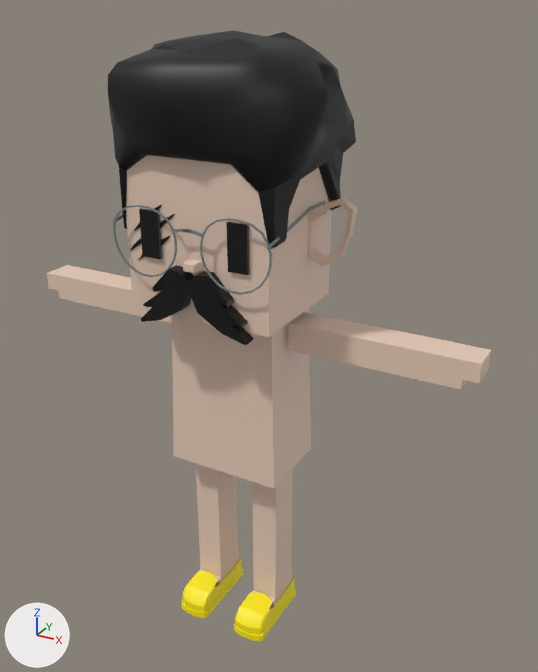
Renders of the FBX model mustachiorascals/fbx/2ccc52ab-713c-4334-b99b-e1d620d900b2.fbx from each side of a commit.
Camera for both pictures: a 50 mm lens placed at (0.0186, -0.0296, 0.0329), pointed at (0.001, 0.0024, 0.0169). The lights are fixed; the arrows at lower left show +X, +Y and +Z. Where no turn or scale is listed for an object, it has been applied to the vertices.

Objects in the first picture: 'e_10', 'ew_round_2', 'eye_3', 'f_slipons', 'h_afro', 'm_c', 'mustachio_arms', 'mustachio_body', 'mustachio_head', 'mustachio_legs'.
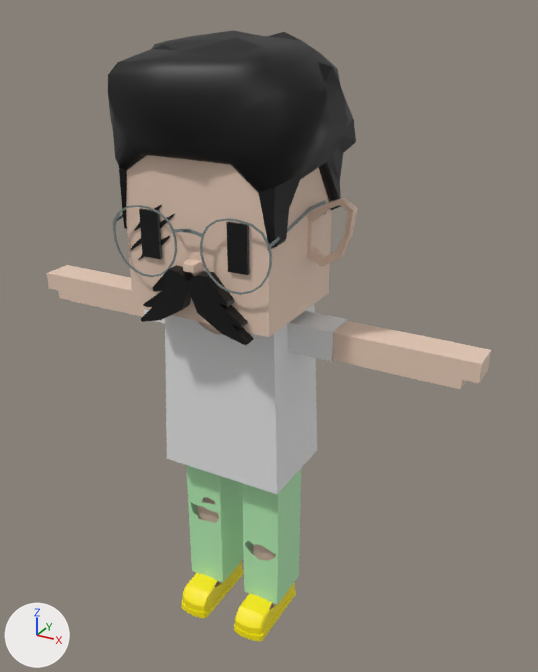
Where the change shows, as pixel boxes [x1, y1, x2, y2] in the pictures (538 x 672 px):
'c_shirt_1', added
    after: [165, 305, 317, 494]
'c_rippedjeans', added (green)
    after: [186, 465, 301, 605]
'c_shirt_2', added
    after: [144, 309, 348, 362]
'mustachio_body', unchanged, covered by the edit
    before: [171, 308, 311, 488]
    after: [198, 321, 222, 334]
'mustachio_legs', unchanged, covered by the edit
    before: [196, 464, 293, 606]
    after: [198, 497, 276, 606]

Edits to the bpy script that builds the scene:
```text
Add mat_upper_garment_1:
    mat_upper_garment_1 = principled_material('upper_garment_1')
    mat_upper_garment_1.base_color = (0.8, 0.8, 0.8)  # white #e7e7e7
Add mat_lower_garment:
    mat_lower_garment = principled_material('lower_garment')
    mat_lower_garment.base_color = (0.467, 0.867, 0.467)  # green #b6efb6
Add me_mesh_012:
    me_mesh_012.from_pydata(...)  # 24 vertices, 18 faces; spans x -0.00561..0.00561, y 0.00027..0.00209, z 0.01737..0.01893
    me_mesh_012.materials.append(mat_upper_garment_1)  # white #e7e7e7
Add me_mesh_003_1:
    me_mesh_003_1.from_pydata(...)  # 277 vertices, 244 faces; spans x -0.00297..0.00299, y -0.00021..0.00257, z 0.0014..0.01069
    me_mesh_003_1.materials.append(mat_lower_garment)  # green #b6efb6
Add me_mesh_011:
    me_mesh_011.from_pydata(...)  # 230 vertices, 212 faces; spans x -0.00349..0.00349, y -0.0013..0.00353, z 0.00994..0.01894
    me_mesh_011.materials.append(mat_upper_garment_1)  # white #e7e7e7
Add ob_c_shirt_2:
    ob_c_shirt_2 = bpy.data.objects.new('c_shirt_2', me_mesh_012)
    ob_c_shirt_2.location = (0.0, 0.0, 0.0)
Add ob_c_rippedjeans:
    ob_c_rippedjeans = bpy.data.objects.new('c_rippedjeans', me_mesh_003_1)
    ob_c_rippedjeans.location = (0.0, 0.0, 0.0)
Add ob_c_shirt_1:
    ob_c_shirt_1 = bpy.data.objects.new('c_shirt_1', me_mesh_011)
    ob_c_shirt_1.location = (0.0, 0.0, 0.0)
```
